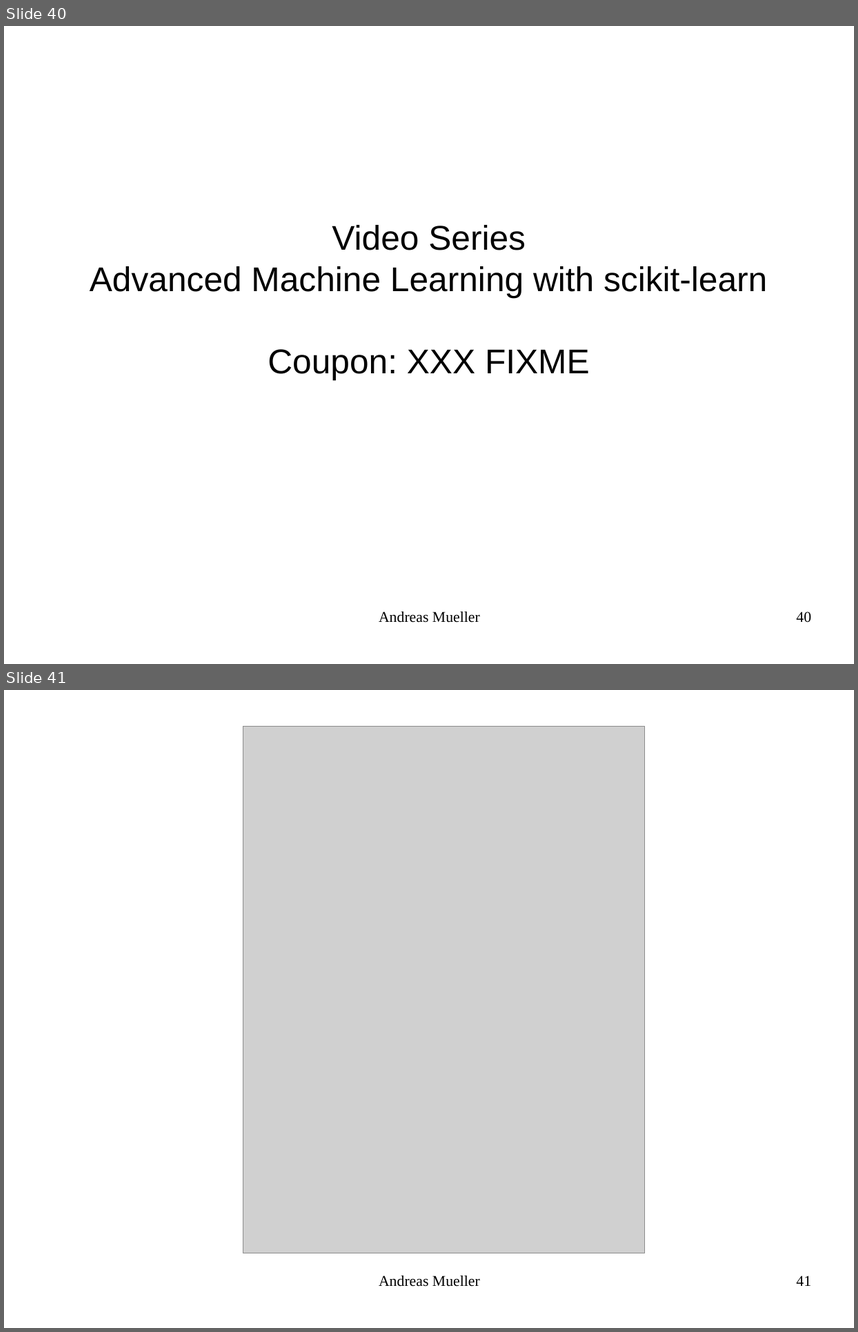
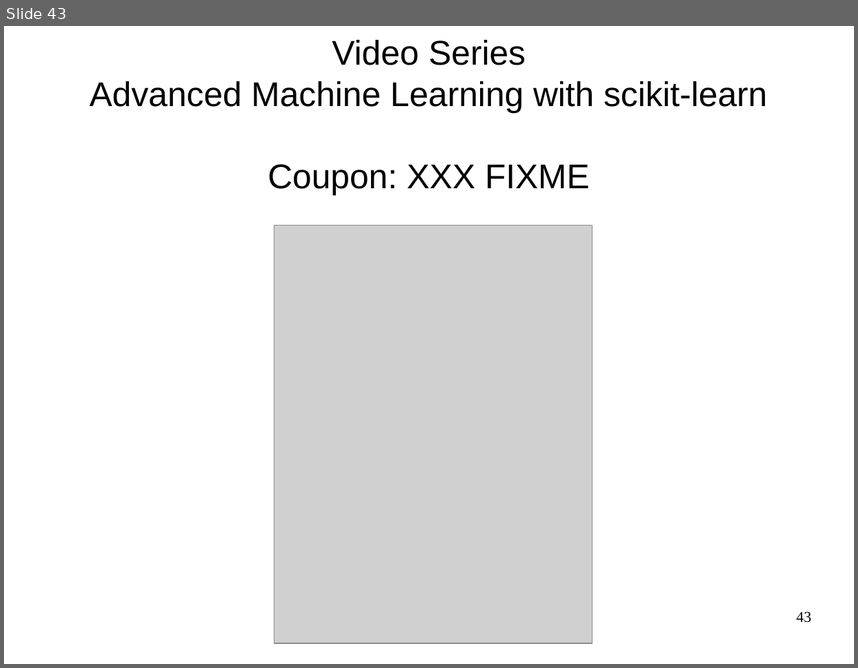
Before and after one commit to amueller/talks_odt, a slide deck: machine-learning-with-scikit-learn - pydata strata nyc 2015 - 45 minutes.odp. Shown one above the other, each under a label of ours: slides 40 and 41 before the commit, slide 43 after it. The pictures are 858x1332 and 858x668 pixels, drawn with LibreOffice and Linux fonts; fonts in the diff are those of the drawing; grey boxes stand for pictures. Boxes give left, top, right and bottom in pixels: in the first picture for what was removed or moved away, otherwise in the second. Text is boxed around its words. In the diff, an @@ line names an element or a change of style, - is before the commit and + after.

```diff
--- a/machine-learning-with-scikit-learn - pydata strata nyc 2015 - 45 minutes.odp
+++ b/machine-learning-with-scikit-learn - pydata strata nyc 2015 - 45 minutes.odp
@@ slide 41 removed at (x1=4, y1=690, x2=854, y2=1328), background #FFFFFF @@
@@ picture removed at (x1=243, y1=727, x2=645, y2=1253) @@
@@ text removed at (x1=379, y1=1275, x2=480, y2=1286) @@
-Andreas Mueller
@@ page number removed at (x1=796, y1=1275, x2=811, y2=1285) @@
-41
@@ what was slide 40 is now slide 43 @@
@@ slide 43 changed as well @@
@@ subtitle "Video Series" moved from (x1=90, y1=225, x2=767, y2=380) to (x1=90, y1=40, x2=767, y2=194) @@
@@ picture added at (x1=274, y1=225, x2=593, y2=643) @@
@@ text removed at (x1=379, y1=611, x2=480, y2=622) @@
-Andreas Mueller
@@ page number at (x1=796, y1=611, x2=811, y2=622): text changed @@
-40
+43
```
Also in this commit, not shown: 36 other slides changed, 7 slides added, 3 other slides removed.
